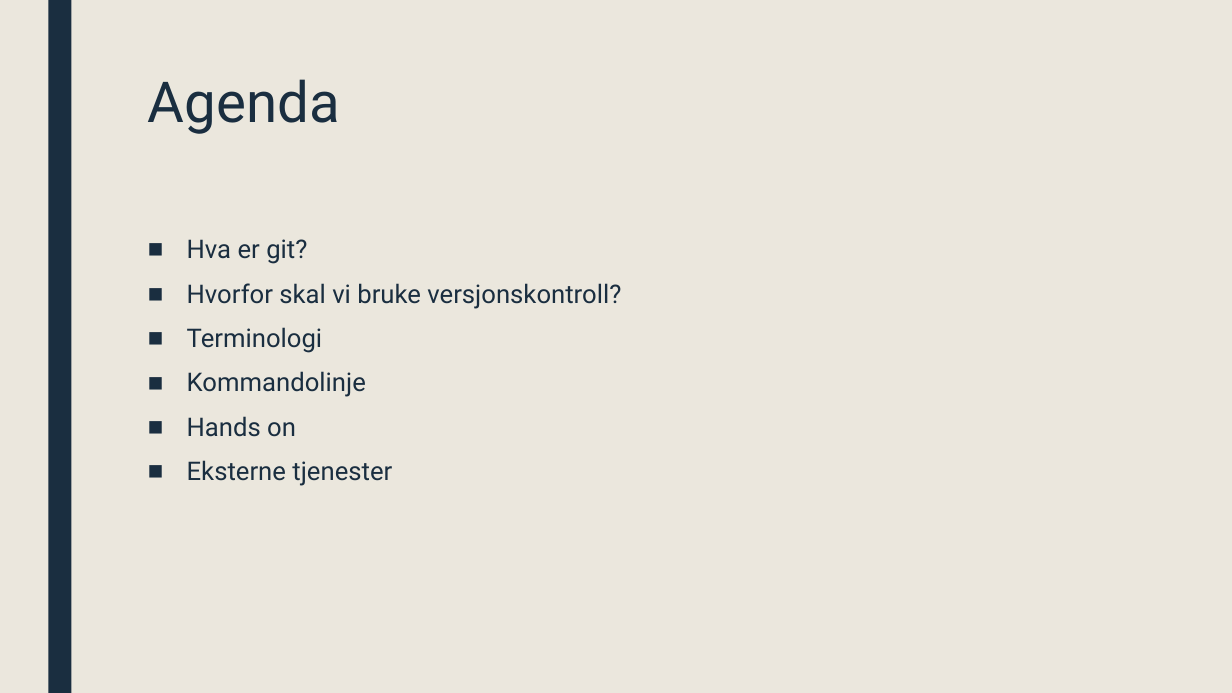
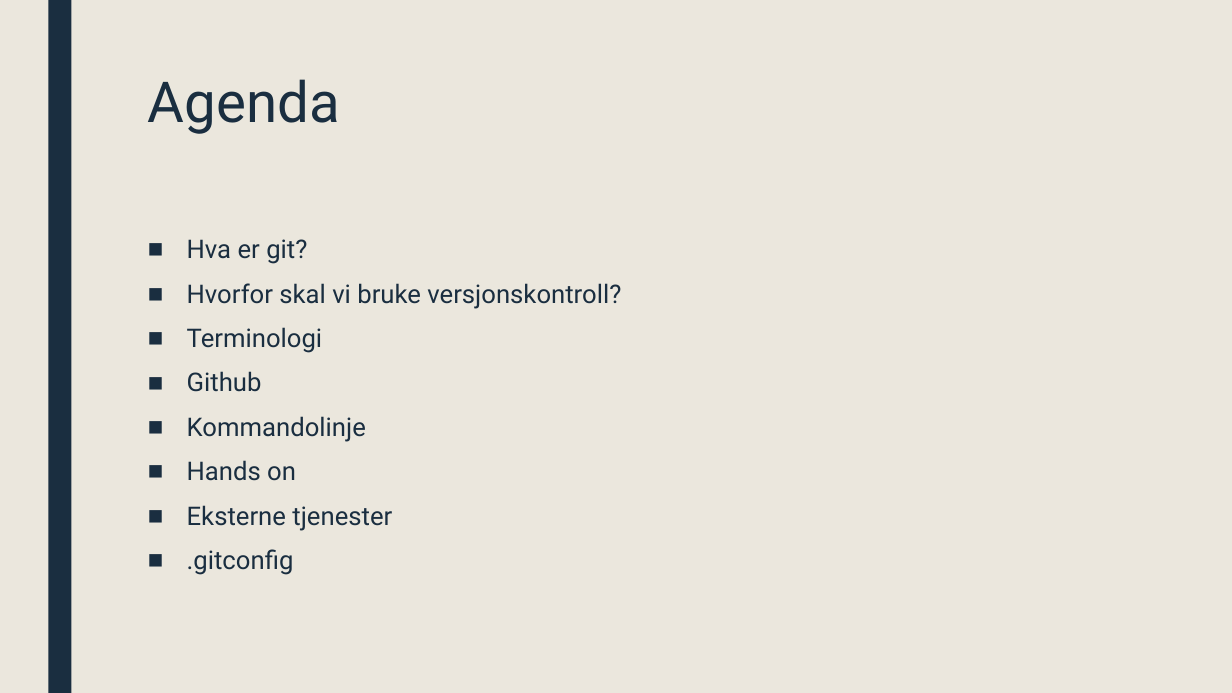
Before and after one commit to ufarm/sommer2016, a slide deck: slide 4 of GIT.pptx (slide 3 before the commit). Drawn at 1232x693 pixels with LibreOffice and Linux fonts; fonts in the diff are those of the drawing. Boxes give left, top, right and bottom in pixels: in the first picture for what was removed or moved away, otherwise in the second. Text is boxed around its words. In the diff, an @@ line names an element or a change of style, - is before the commit and + after.

```diff
--- a/GIT.pptx
+++ b/GIT.pptx
@@ text at (187,371,262,392): paragraph added @@
+■ Github
@@ text at (187,549,294,575): paragraph added @@
+■ .gitconfig
```
Also in this commit, not shown: 3 other slides changed, 7 slides added, 2 slides removed.
